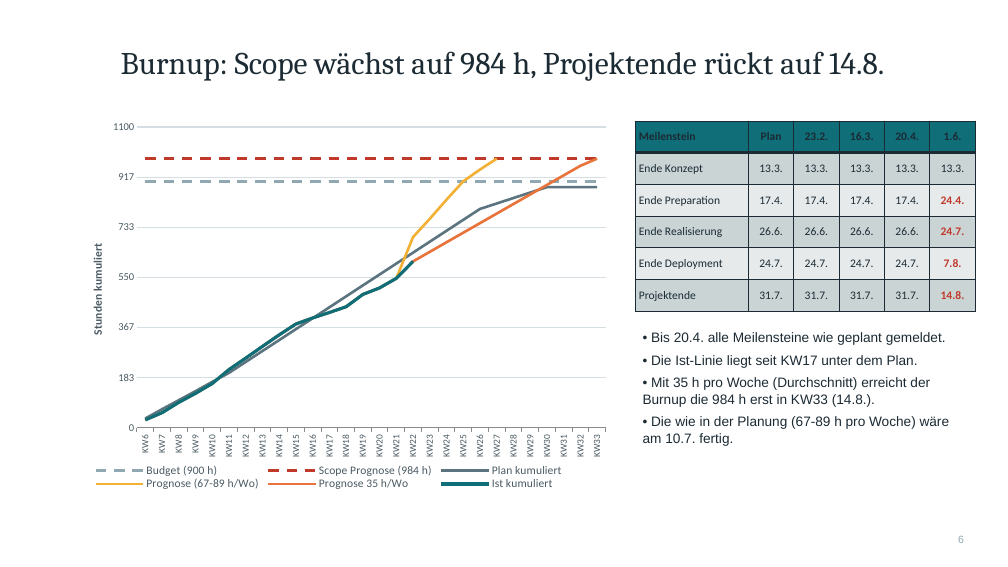
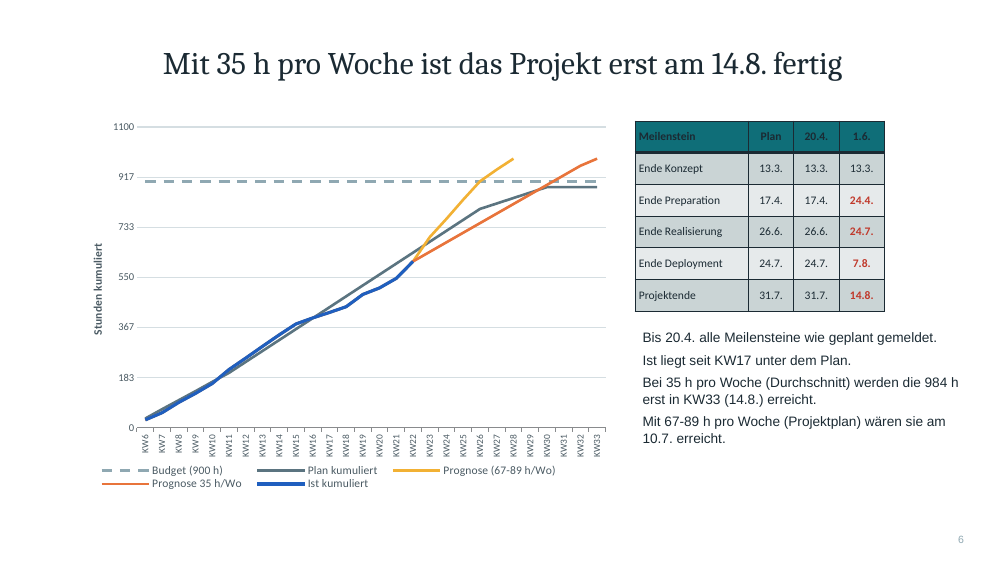
Before and after one commit to C4RN1V0R/Projektanalyse-pmqm, a slide deck: slide 6 of Projektpraesentation.pptx. Drawn at 1008x567 pixels with LibreOffice and Linux fonts; fonts in the diff are those of the drawing. Boxes give left, top, right and bottom in pixels: in the first picture for what was removed or moved away, otherwise in the second. Text is boxed around its words. In the diff, an @@ line names an element or a change of style, - is before the commit and + after.

```diff
--- a/Projektpraesentation.pptx
+++ b/Projektpraesentation.pptx
@@ title at (163,51,842,81): text changed @@
-Burnup: Scope wächst auf 984 h, Projektende rückt auf 14.8.
+Mit 35 h pro Woche ist das Projekt erst am 14.8. fertig
@@ line chart at (88,118,609,492) @@
-Scope Prognose (984 h): 980, 980, 980, 980, 980, 980, 980, 980, 980, 980, 980, 980, 980, 980, 980, 980, 980, 980, 980, 980, 980, 980, 980, 980, 980, 980, 980, 980
+Plan kumuliert: 30, 70, 100, 130, 170, 200, 240, 280, 320, 360, 400, 440, 480, 520, 560, 600, 640, 680, 720, 760, 800, 820, 840, 860, 880, 880, 880, 880
@@ colour of Plan kumuliert #C0392B to #5B7480 @@
-Plan kumuliert: 30, 70, 100, 130, 170, 200, 240, 280, 320, 360, 400, 440, 480, 520, 560, 600, 640, 680, 720, 760, 800, 820, 840, 860, 880, 880, 880, 880
+Prognose (67-89 h/Wo): 30, 50, 90, 120, 160, 210, 250, 300, 340, 380, 400, 420, 440, 490, 510, 550, 610, 700, 760, 830, 900, 940, 980, -, -, -, -, -
@@ colour of Prognose (67-89 h/Wo) #5B7480 to #F2B134 @@
-Prognose (67-89 h/Wo): 30, 50, 90, 120, 160, 210, 250, 300, 340, 380, 400, 420, 440, 490, 510, 550, 700, 760, 830, 900, 940, 980
+Prognose 35 h/Wo: 30, 50, 90, 120, 160, 210, 250, 300, 340, 380, 400, 420, 440, 490, 510, 550, 610, 640, 680, 710, 750, 780, 820, 850, 890, 920, 960, 980
@@ colour of Prognose 35 h/Wo #F2B134 to #E8743B @@
-Prognose 35 h/Wo: 30, 50, 90, 120, 160, 210, 250, 300, 340, 380, 400, 420, 440, 490, 510, 550, 610, 640, 680, 710, 750, 780, 820, 850, 890, 920, 960, 980
+Ist kumuliert: 30, 50, 90, 120, 160, 210, 250, 300, 340, 380, 400, 420, 440, 490, 510, 550, 610
@@ colour of Ist kumuliert #E8743B to #1F5FBF @@
-Ist kumuliert: 30, 50, 90, 120, 160, 210, 250, 300, 340, 380, 400, 420, 440, 490, 510, 550, 610
@@ table at (635,121,885,312) @@
-column 3: 23.2. | 13.3. | 17.4. | 26.6. | 24.7. | 31.7.
-column 4: 16.3. | 13.3. | 17.4. | 26.6. | 24.7. | 31.7.
@@ table: place and size @@
-table at (635,121,975,312)
+table at (635,121,885,312)
@@ text at (643,332,959,443): text changed @@
-• Bis 20.4. alle Meilensteine wie geplant gemeldet.
-• Die Ist-Linie liegt seit KW17 unter dem Plan.
-• Mit 35 h pro Woche (Durchschnitt) erreicht der Burnup die 984 h erst in KW33 (14.8.).
-• Die wie in der Planung (67-89 h pro Woche) wäre am 10.7. fertig.
+Bis 20.4. alle Meilensteine wie geplant gemeldet.
+Ist liegt seit KW17 unter dem Plan.
+Bei 35 h pro Woche (Durchschnitt) werden die 984 h erst in KW33 (14.8.) erreicht.
+Mit 67-89 h pro Woche (Projektplan) wären sie am 10.7. erreicht.
```
Also in this commit, not shown: 4 other slides changed.
